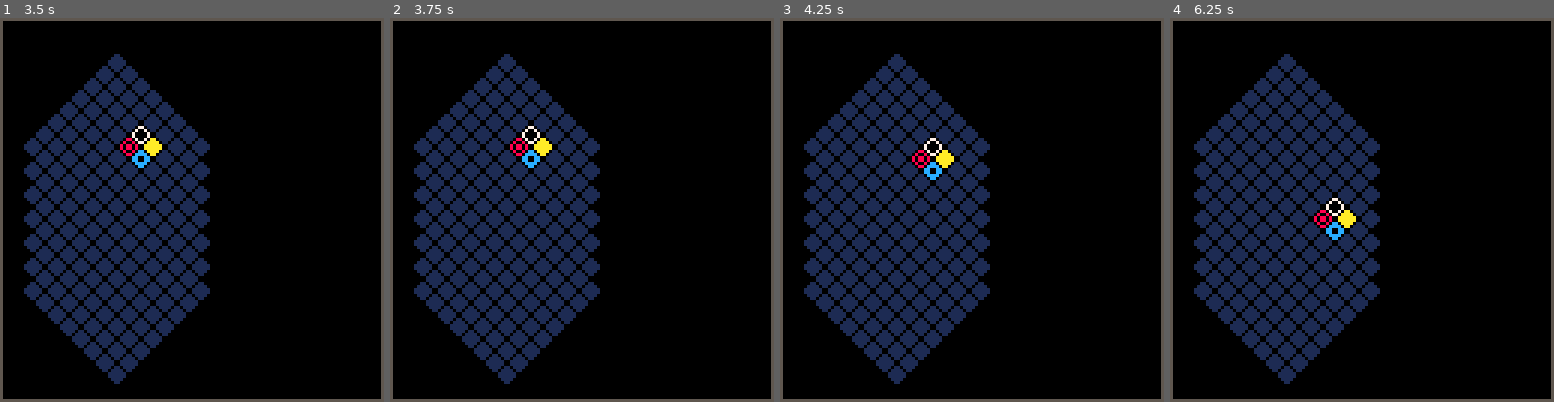
Above: before the commit, frames 1-4 (left to right).
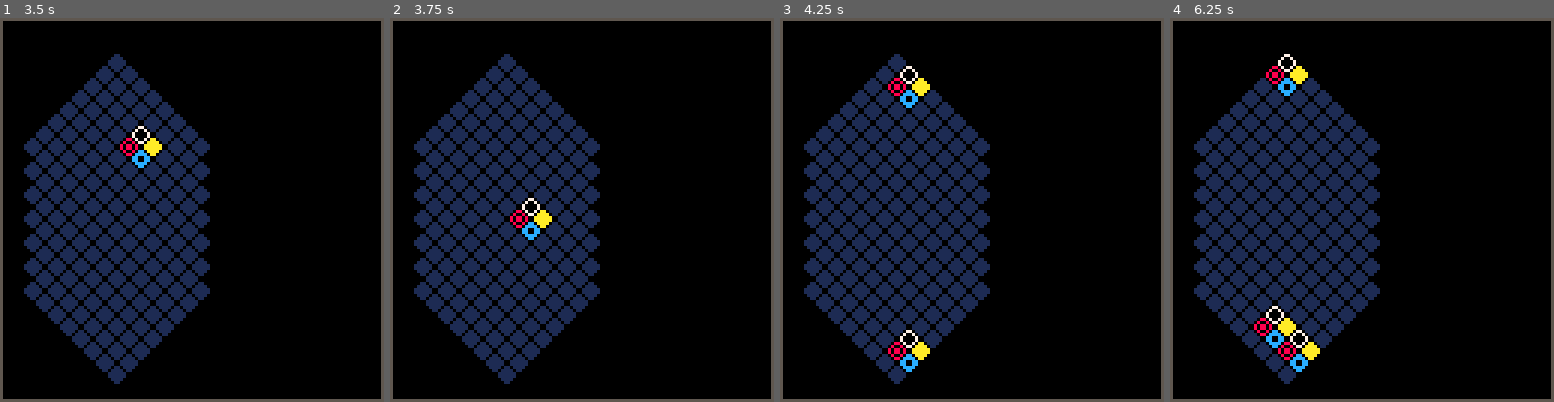
Above: after the commit, the same moments.

Repository: andrewedstrom/picolumia
Game: PICO-8 cartridge picolumia.p8
Two runs of this game, one before a commit and one after it. Both use one fixed random seed, a clock stepped at 60 frames per second and the inputs below.
Inputs:
- Up to frame 1 (3.5 s): hold Right 1.6-2.1 s; hold Right 2.47-3.03 s; hold Left from 3.08 s (still down)
- Up to frame 2 (3.75 s): release Left at 3.58 s; hold Down from 3.63 s (still down)
- Up to frame 3 (4.25 s): release Down at 3.97 s; hold Right from 4.02 s (still down)
- Up to frame 4 (6.25 s): release Right at 4.68 s; hold Left 5.08-5.68 s; hold Down 5.73-6.03 s; hold Right from 6.08 s (still down)

Frame 1 is identical in both runs. In frame 2, 1.2% of the frame differs, in the area x 31-43%, y 28-58%; in frame 3, 1.8%; in frame 4, 2.3%, in the area x 21-49%, y 9-93%.

Commit message:
slide when you hit bottom

Diff:
--- a/picolumia.p8
+++ b/picolumia.p8
@@ -6,6 +6,7 @@
 local player
 local timer
 local speed
+local last_direction_moved -- "right" or "left"
 
 -- piece types
 local white = 8
@@ -26,6 +27,7 @@
 function _init()
     board=new_board()
     new_quad()
+    last_direction_moved="right"
 
     timer = 0
     speed = 30
@@ -44,6 +46,8 @@
     elseif btnp(1) then
         move_right()
         timer = 0
+    elseif btn(3) then
+        move_down()
     end
 end
 
@@ -60,31 +64,45 @@
     local p1 = player:player1()
     local p2 = player:player2()
     local p3 = player:player3()
-
-    player.x = next_x
-    player.y = next_y
 
     if next_y > 0 and board[next_y][next_x] == empty then
         move_piece(old_y,old_x,next_y,next_x)
         move_piece(p1.y,p1.x,next_y+1,p1.x)
         move_piece(p2.y,p2.x,next_y+1,p2.x)
         move_piece(p3.y,p3.x,next_y+2,next_x)
+
+        player.x = next_x
+        player.y = next_y
+    elseif next_y <= 0 then
+        new_quad()
     else
-        new_quad()
+        local next_action = new_quad
+        if can_move_left() and can_move_right() then
+            if last_direction_moved == "right" then
+                next_action = move_right
+            else
+                next_action = move_left
+            end
+        elseif can_move_left() then
+            next_action = move_left
+        elseif can_move_right() then
+            next_action = move_right
+        end
+        next_action()
     end
 end
 
 function move_left()
     local old_y=player.y
     local old_x=player.x
-    local next_y=player.y-1
-    local next_x=x_for_next_row(player.y, player.x)
-    local one_row_up_x = x_for_next_row(player.y+1,next_x)
-    local p1 = player:player1()
-    local p2 = player:player2()
-    local p3 = player:player3()
-
-    if next_y > 0 and board[next_y][next_x] == empty  and board[next_y+1][one_row_up_x] == empty then
+    local next_y=old_y-1
+    local next_x=x_for_next_row(old_y, old_x)
+    local one_row_up_x = x_for_next_row(old_y+1,next_x)
+    local p1 = player:player1()
+    local p2 = player:player2()
+    local p3 = player:player3()
+
+    if can_move_left() then
         move_piece(old_y,old_x,next_y,next_x)
         move_piece(p1.y,p1.x,next_y+1,one_row_up_x)
         move_piece(p2.y,p2.x,next_y+1,one_row_up_x+1)
@@ -92,22 +110,32 @@
 
         player.x = next_x
         player.y = next_y
+        last_direction_moved = "left"
     else
         new_quad()
     end
 end
 
+function can_move_left()
+    local old_y=player.y
+    local old_x=player.x
+    local next_y=old_y-1
+    local next_x=x_for_next_row(old_y, old_x)
+    local one_row_up_x = x_for_next_row(old_y+1,next_x)
+    return next_y > 0 and board[next_y][next_x] == empty and board[next_y+1][one_row_up_x] == empty
+end
+
 function move_right() --todo combine into one method with move_left
     local old_y=player.y
     local old_x=player.x
-    local next_y=player.y-1
-    local next_x=x_for_next_row(player.y, player.x)+1
-    local one_row_up_x = x_for_next_row(player.y+1,next_x)
-    local p1 = player:player1()
-    local p2 = player:player2()
-    local p3 = player:player3()
-
-    if next_y > 0 and board[next_y][next_x] == empty and board[next_y+1][one_row_up_x+1] == empty then
+    local next_y=old_y-1
+    local next_x=x_for_next_row(old_y, old_x)+1
+    local one_row_up_x = x_for_next_row(old_y+1,next_x)
+    local p1 = player:player1()
+    local p2 = player:player2()
+    local p3 = player:player3()
+
+    if can_move_right() then
         move_piece(old_y,old_x,next_y,next_x)
         move_piece(p1.y,p1.x,next_y+1,one_row_up_x)
         move_piece(p2.y,p2.x,next_y+1,one_row_up_x+1)
@@ -115,9 +143,19 @@
 
         player.x = next_x
         player.y = next_y
+        last_direction_moved = "right"
     else
         new_quad()
     end
+end
+
+function can_move_right()
+    local old_y=player.y
+    local old_x=player.x
+    local next_y=old_y-1
+    local next_x=x_for_next_row(old_y, old_x)+1
+    local one_row_up_x = x_for_next_row(old_y+1,next_x)
+    return next_y > 0 and board[next_y][next_x] == empty and board[next_y+1][one_row_up_x+1] == empty
 end
 
 function move_piece(old_y,old_x,new_y,new_x)
